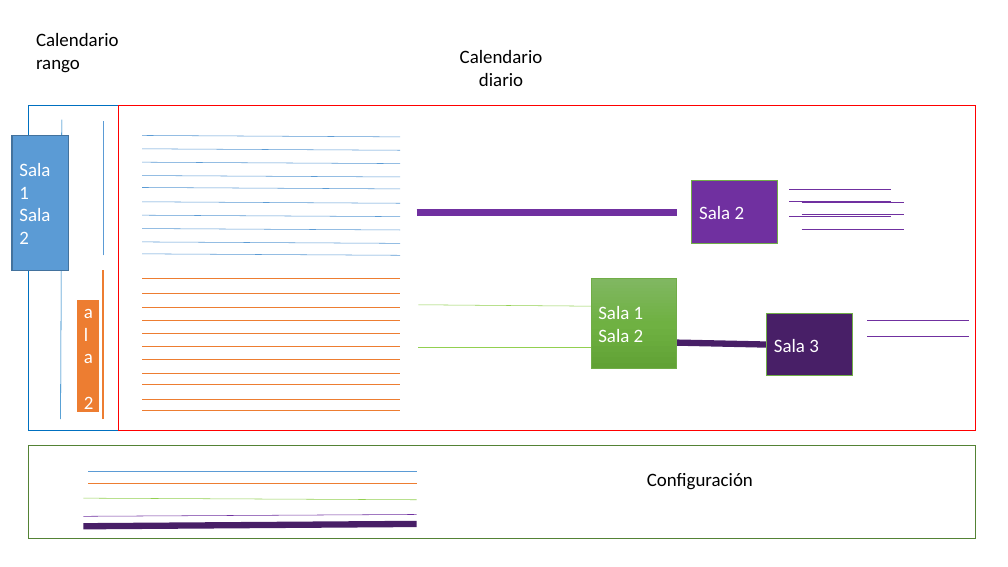
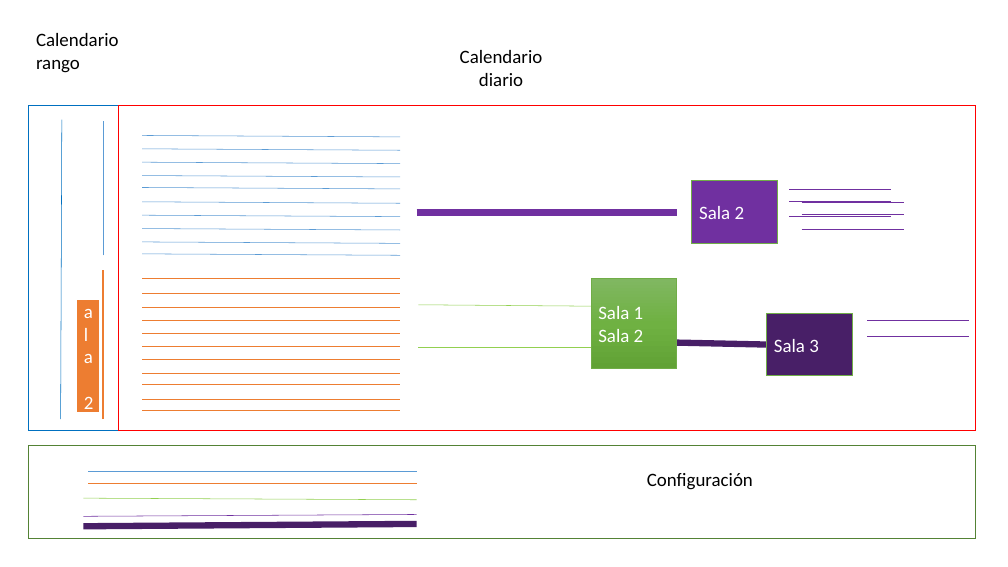
Before and after one commit to 4mbk0r/proyecto-utraid, a slide deck: slide 1 of diseño/Presentación1.pptx. Drawn at 1008x567 pixels with LibreOffice and Linux fonts; fonts in the diff are those of the drawing. Boxes give left, top, right and bottom in pixels: in the first picture for what was removed or moved away, otherwise in the second. Text is boxed around its words. In the diff, an @@ line names an element or a change of style, - is before the commit and + after.

```diff
--- a/diseño/Presentación1.pptx
+++ b/diseño/Presentación1.pptx
@@ rectangle removed at (x1=12, y1=135, x2=69, y2=270) @@
-Sala 1
-Sala 2
```
Also in this commit, not shown: 2 other slides changed, 3 slides added, 10 other files.
